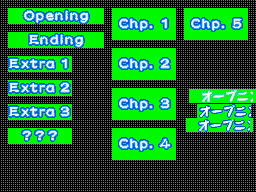
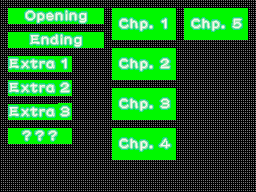
Layers edited between the first and the second 256px x 192px image:
added layer "Layer 3 copy 2" above "Layer 3" over [8, 9, 256, 152]
hid "Layer 3", painted on it over [8, 9, 256, 152]
